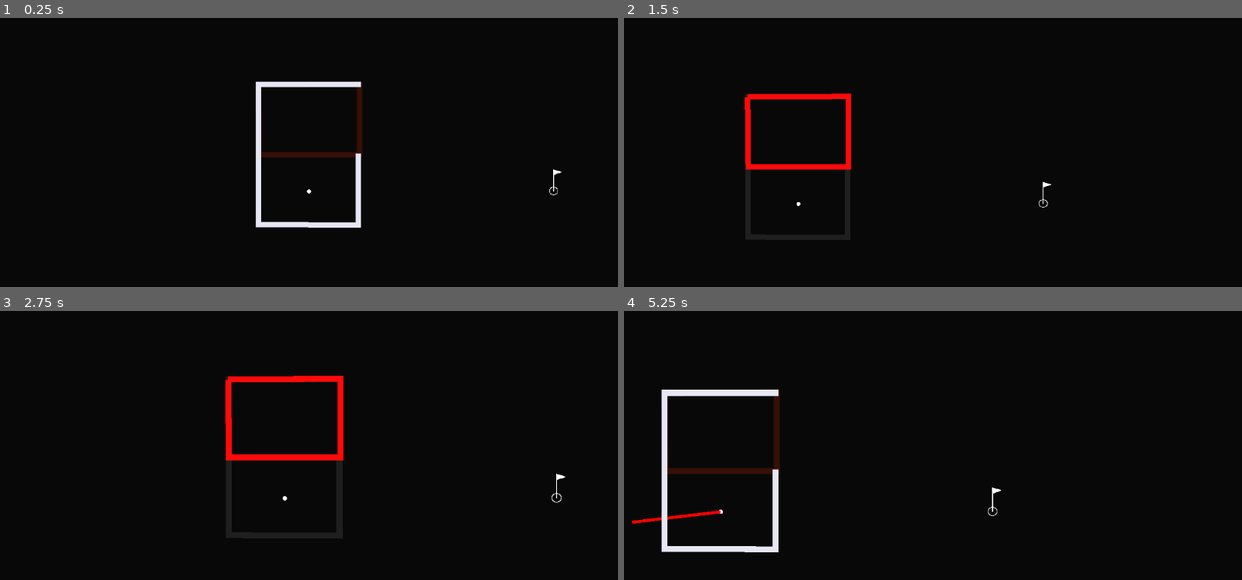
Above: before the commit, frames 1-4 (two rows, left to right).
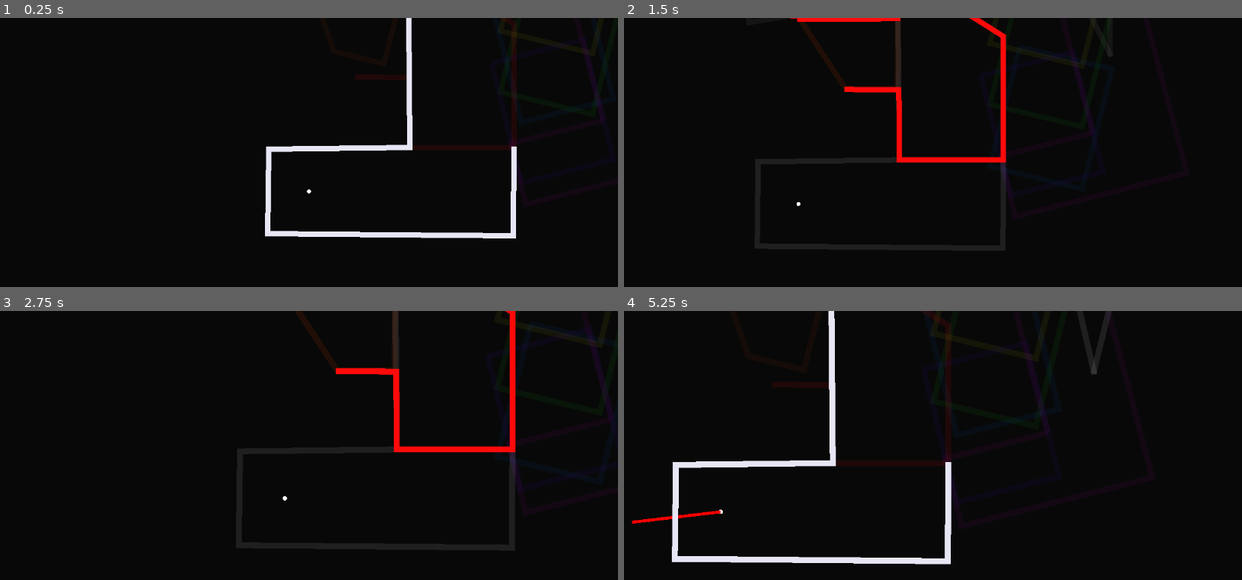
Above: after the commit, the same moments.

Repository: Renovare10/dimensional-golf
Game: Godot game, scene res://levels/level_07.tscn
The game is run twice, just before and just after one commit, with the same random seed, the same clock (stepped at 60 frames per second) and the same inputs. This scene is started directly instead of the project's main scene.
Inputs (mouse positions are in pixels of both pictures, inside the frame that each line leads up to):
- Up to frame 1 (0.25 s): no input
- Up to frame 2 (1.5 s): tap Enter at 0.5 s; move the mouse to (1068, 174) at 0.52 s; hold Right (ui_right) 0.53-1.25 s; hold Q (switch_layer_next) 0.53-1.25 s; click (1068, 174) at 0.67 s; tap Up (ui_up) at 0.77 s; drag from (809, 208) to (1056, 203) at 1.27 s
- Up to frame 3 (2.75 s): tap Space at 2 s; move the mouse to (370, 407) at 2.02 s; hold Left (ui_left) from 2.03 s (still down); tap Mouse wheel up (zoom_in) at 2.1 s
- Up to frame 4 (5.25 s): release Left (ui_left) at 2.75 s; drag from (902, 553) to (747, 432) at 2.77 s; tap Enter at 3.5 s; move the mouse to (1118, 536) at 3.52 s; hold Right (ui_right) 3.53-4.25 s; hold Shift 3.53-4.25 s; tap Up (ui_up) at 3.77 s; drag from (747, 432) to (945, 523) at 4.27 s; tap Space at 5 s; move the mouse to (963, 483) at 5.02 s; hold Right (ui_right) from 5.03 s (still down); hold E (switch_layer_prev) from 5.03 s (still down); click (963, 483) at 5.17 s

The runs differ from the first frame. In frame 1, 5.2% of the frame differs, in the area x 41-98%, y 0-82%; in frame 2, 3.5%; in frame 3, 3.7%; in frame 4, 6.6%, in the area x 6-79%, y 0-95%.

Commit message:
Created level 7

Diff:
--- a/levels/level_07.tscn
+++ b/levels/level_07.tscn
@@ -10,35 +10,86 @@
 
 [node name="DimensionSystem" parent="." unique_id=1635500330 instance=ExtResource("1_3c2ka")]
 
-[node name="Flag" parent="DimensionSystem" unique_id=2137422166 instance=ExtResource("3_icb4y")]
-position = Vector2(247, -17)
-
 [node name="Layer0" type="Node2D" parent="DimensionSystem" unique_id=155930399]
 
 [node name="Walls" parent="DimensionSystem/Layer0" unique_id=1492645752 instance=ExtResource("2_2j5vl")]
 position = Vector2(-49, 363)
 rotation = -1.5707964
-points = PackedVector2Array(434, -70.999985, 300, -70.999985, 301, -257, 563, -257, 563, -65.99998)
+points = PackedVector2Array(206, -69.99999, 39, -70.999985, 43, -529, 201.00003, -527, 204.00002, -264, 563, -267, 563, -65.99998)
 
 [node name="Layer1" type="Node2D" parent="DimensionSystem" unique_id=8019602]
 position = Vector2(-245, -168)
 rotation = -1.5707964
 
 [node name="Walls" parent="DimensionSystem/Layer1" unique_id=723245814 instance=ExtResource("2_2j5vl")]
-position = Vector2(158, 427)
+position = Vector2(-70, 427)
 rotation = -1.5707964
-points = PackedVector2Array(489, -125.99994, 301, -124.999954, 301, -257, 487.72852, -257, 489, -126.99994)
+points = PackedVector2Array(685, 6.000046, 498, 7.0000305, 500, 100.00003, 301, -25.999992, 301, -257, 495, -256.99997, 495.91263, -125.99997, 597, -124.999954)
+
+[node name="Walls2" parent="DimensionSystem/Layer1" unique_id=554486454 instance=ExtResource("2_2j5vl")]
+position = Vector2(199, 229)
+rotation = -1.5707964
+points = PackedVector2Array(496, -61.99997, 299, -61.99997, 301, -257, 495, -256.99997, 495.91263, -61.99997)
 
 [node name="Layer2" type="Node2D" parent="DimensionSystem" unique_id=1254943503]
 position = Vector2(-243, -167)
 rotation = -1.5707964
 
 [node name="Walls" parent="DimensionSystem/Layer2" unique_id=407011489 instance=ExtResource("2_2j5vl")]
-position = Vector2(158, 427)
+position = Vector2(64.00001, 227)
 rotation = -1.5707964
-points = PackedVector2Array(489, -125.99994, 301, -124.999954, 301, -257, 487.72852, -257, 489, -126.99994)
+points = PackedVector2Array(490, 75.000015, -70.00001, 74.999985, -71.99999, -30, 299.20715, -29.316414, 301, -257, 397.00003, -256.99997, 483.00003, -125.99997)
+
+[node name="Layer3" type="Node2D" parent="DimensionSystem" unique_id=1404530094]
+position = Vector2(-243, -167)
+rotation = -1.5707964
+
+[node name="Walls" parent="DimensionSystem/Layer3" unique_id=917440224 instance=ExtResource("2_2j5vl")]
+position = Vector2(-350, 219)
+points = PackedVector2Array(382, -97, 490, -42.999992, 383, 80, 270, 80, 269, -97.00001, 382, -97)
+
+[node name="Layer5" type="Node2D" parent="DimensionSystem" unique_id=2102895164]
+position = Vector2(-243, -53)
+rotation = -1.5707964
+
+[node name="Walls" parent="DimensionSystem/Layer5" unique_id=449623177 instance=ExtResource("2_2j5vl")]
+position = Vector2(-350, 219)
+points = PackedVector2Array(499, -97, 501, 80, 270, 80, 269, -97.00001, 499, -97)
+
+[node name="Layer6" type="Node2D" parent="DimensionSystem" unique_id=2141541670]
+position = Vector2(-243, 63)
+rotation = -1.5707964
+
+[node name="Walls" parent="DimensionSystem/Layer6" unique_id=903548910 instance=ExtResource("2_2j5vl")]
+position = Vector2(-350, 219)
+points = PackedVector2Array(499, -97, 501, 80, 270, 80, 269, -97.00001, 499, -97)
+
+[node name="Layer7" type="Node2D" parent="DimensionSystem" unique_id=912485969]
+position = Vector2(-243, 176)
+rotation = -1.5707964
+
+[node name="Walls" parent="DimensionSystem/Layer7" unique_id=1813575657 instance=ExtResource("2_2j5vl")]
+position = Vector2(-350, 219)
+points = PackedVector2Array(499, -97, 501, 80, 270, 80, 269, -97.00001, 499, -97)
+
+[node name="Layer8" type="Node2D" parent="DimensionSystem" unique_id=522473661]
+position = Vector2(-76, 166)
+
+[node name="Walls" parent="DimensionSystem/Layer8" unique_id=1744021587 instance=ExtResource("2_2j5vl")]
+position = Vector2(-313, 71)
+points = PackedVector2Array(447, -97, 441, -546, 591, -546, 599, 18, 269, 20, 269, -97.00001, 447, -97)
+
+[node name="Layer9" type="Node2D" parent="DimensionSystem" unique_id=716456540]
+position = Vector2(-76, 166)
+
+[node name="Flag" parent="DimensionSystem/Layer9" unique_id=2137422166 instance=ExtResource("3_icb4y")]
+position = Vector2(-366, -439)
+
+[node name="Walls" parent="DimensionSystem/Layer9" unique_id=2136705057 instance=ExtResource("2_2j5vl")]
+position = Vector2(110, -90)
+points = PackedVector2Array(92, -66, 55.241394, -225.02083, 18, -278, -349, -276, -548, -291, -545, -381, 19, -385, 168, -386, 117, -357, 147, -298, 90, -67)
 
 [node name="GolfBall" parent="." unique_id=108662463 instance=ExtResource("4_au3d6")]
-position = Vector2(-212, 0)
+position = Vector2(-501, 241)
 
 [node name="Camera" parent="." unique_id=355739319 instance=ExtResource("5_3afnj")]
